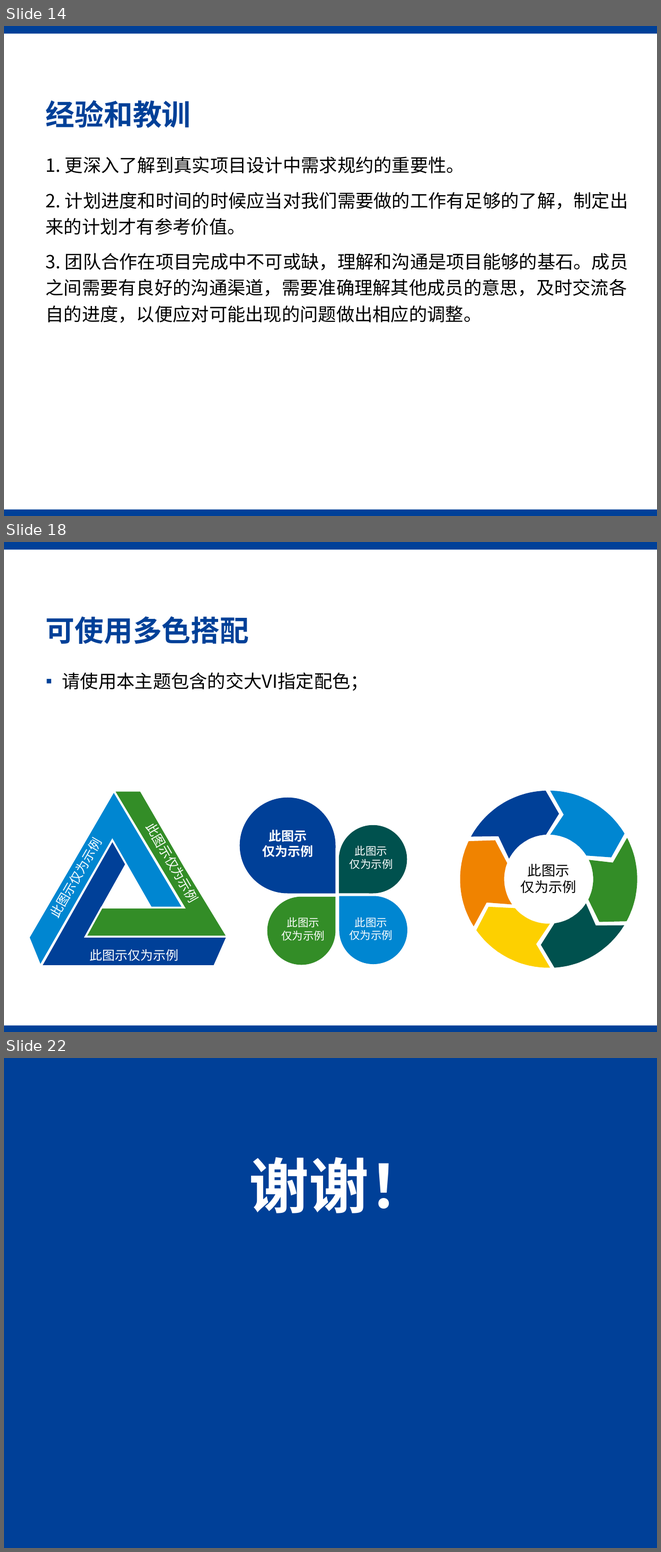
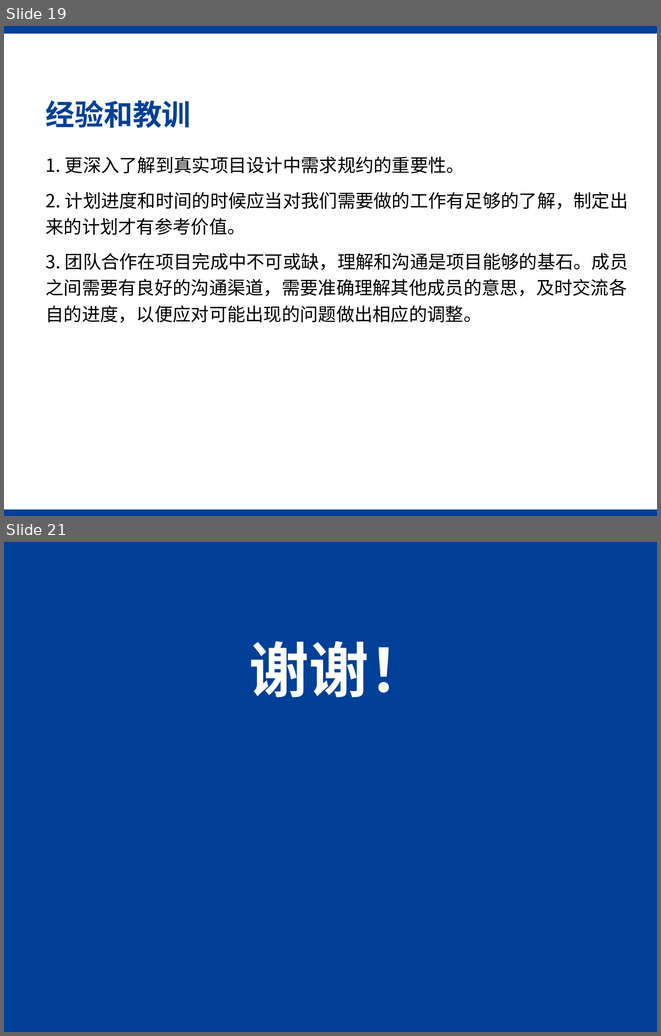
Before and after one commit to SJTU-SEP-21/SEP-21, a slide deck: UIPrototype/答辩ppt究极基础版本.pptx. Shown one above the other, each under a label of ours: slides 14, 18 and 22 before the commit, slides 19 and 21 after it; the slides between them are not shown. The pictures are 661x1552 and 661x1036 pixels, drawn with LibreOffice and Linux fonts; fonts in the diff are those of the drawing; background and template pictures are left out. Boxes give left, top, right and bottom in pixels: in the first picture for what was removed or moved away, otherwise in the second. Text is boxed around its words. In the diff, an @@ line names an element or a change of style, - is before the commit and + after.

```diff
--- a/UIPrototype/答辩ppt究极基础版本.pptx
+++ b/UIPrototype/答辩ppt究极基础版本.pptx
@@ slide 18 removed at box(4, 542, 657, 1032), background #FFFFFF; not listed: 2 template elements that a slide beside it also shows @@
@@ title removed at box(46, 616, 249, 644) @@
-可使用多色搭配
@@ text removed at box(62, 672, 369, 690) @@
-▪ 请使用本主题包含的交大VI指定配色；
@@ freeform shape removed at box(29, 778, 227, 998) @@
-此图示仅为示例
@@ freeform shape removed at box(19, 791, 217, 1013) @@
-此图示仅为示例
@@ freeform shape removed at box(41, 840, 227, 966) @@
-此图示仅为示例
@@ group removed at box(460, 791, 637, 968): 6 freeform shapes, 1 text @@
-此图示
-仅为示例
@@ group removed at box(240, 797, 407, 964): 4 teardrops, 4 texts @@
-此图示
-仅为示例
-此图示
-仅为示例
-此图示
-仅为示例
-此图示
-仅为示例
@@ what was slide 14 is now slide 19 @@
@@ what was slide 22 is now slide 21 @@
```
Also in this commit, not shown: 7 slides changed, 4 slides added, 4 other slides removed.
